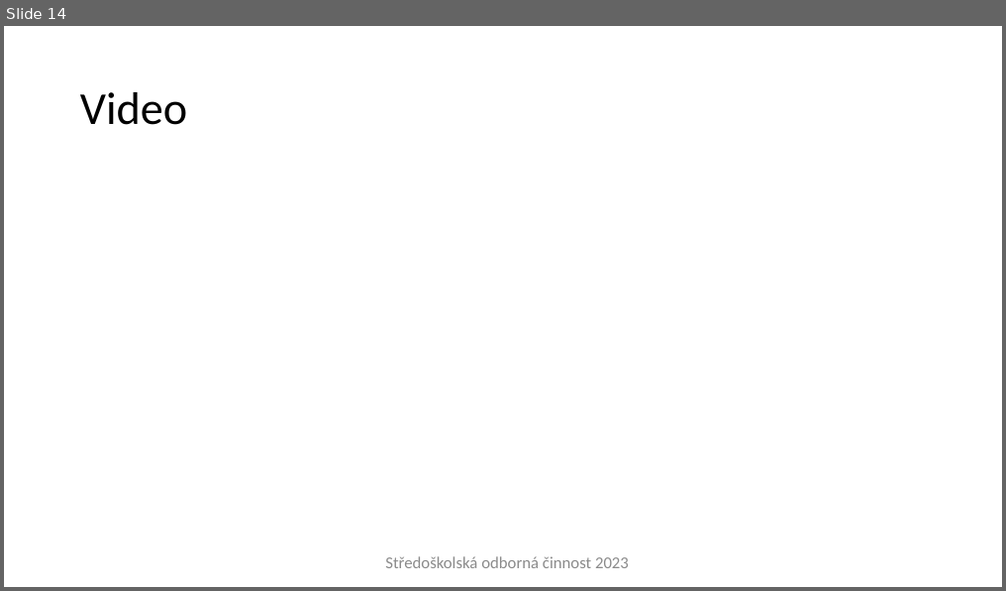
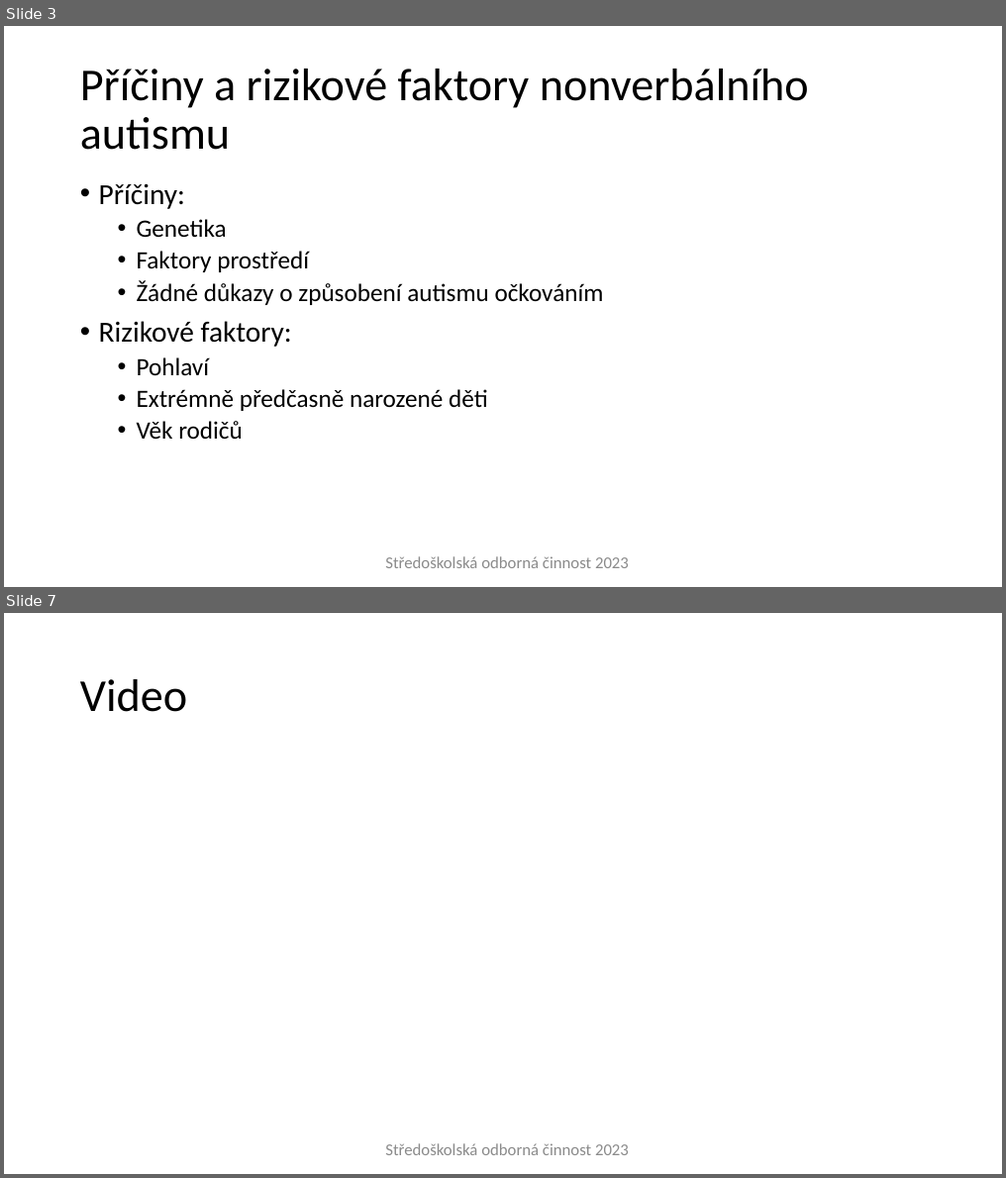
Before and after one commit to gyarab/Aplikace-Domluv-se, a slide deck: soc prezentace.pptx. Shown one above the other, each under a label of ours: slide 14 before the commit, slides 3 and 7 after it; the slides between them are not shown. The pictures are 1006x591 and 1006x1178 pixels, drawn with LibreOffice and Linux fonts; fonts in the diff are those of the drawing; background and template pictures are left out. Boxes give left, top, right and bottom in pixels: in the first picture for what was removed or moved away, otherwise in the second. Text is boxed around its words. In the diff, an @@ line names an element or a change of style, - is before the commit and + after.

```diff
--- a/soc prezentace.pptx
+++ b/soc prezentace.pptx
@@ slide 3 added at <box>4,26,1002,587</box>, background #FFFFFF @@
@@ title added at <box>80,69,809,150</box>, 44 pt, text #000000 @@
+Příčiny a rizikové faktory nonverbálního autismu
@@ text added at <box>99,183,604,439</box>, 24 pt, text #000000 @@
+• Příčiny:
+  • Genetika
+  • Faktory prostředí
+  • Žádné důkazy o způsobení autismu očkováním
+• Rizikové faktory:
+  • Pohlaví
+  • Extrémně předčasně narozené děti
+  • Věk rodičů
@@ rectangle added at <box>377,548,638,577</box>, outline #FFFFFF 0.75 pt, 16 pt, text #8C8C8C @@
+Středoškolská odborná činnost 2023
@@ what was slide 14 is now slide 7 @@
```
Also in this commit, not shown: 5 slides changed, 5 other slides added, 9 slides removed.
